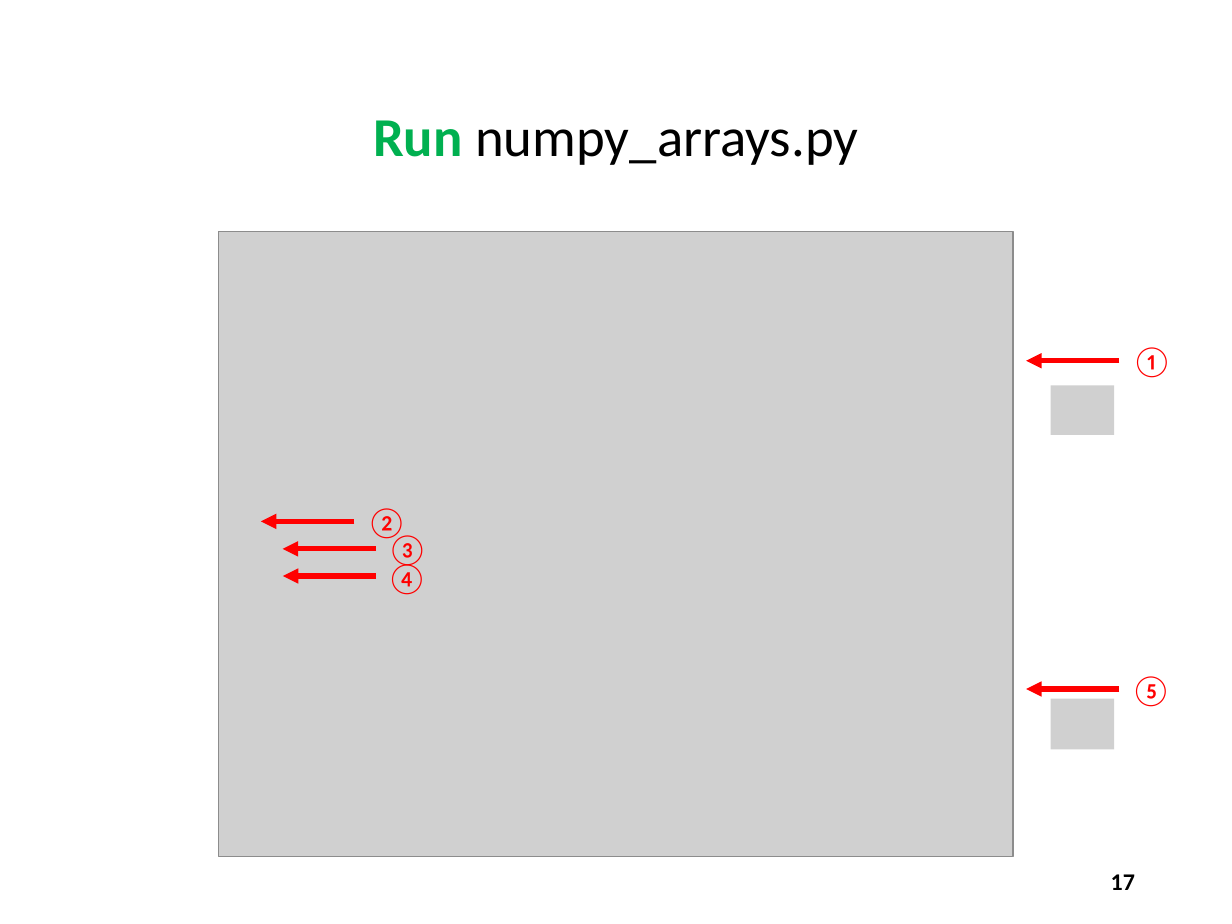
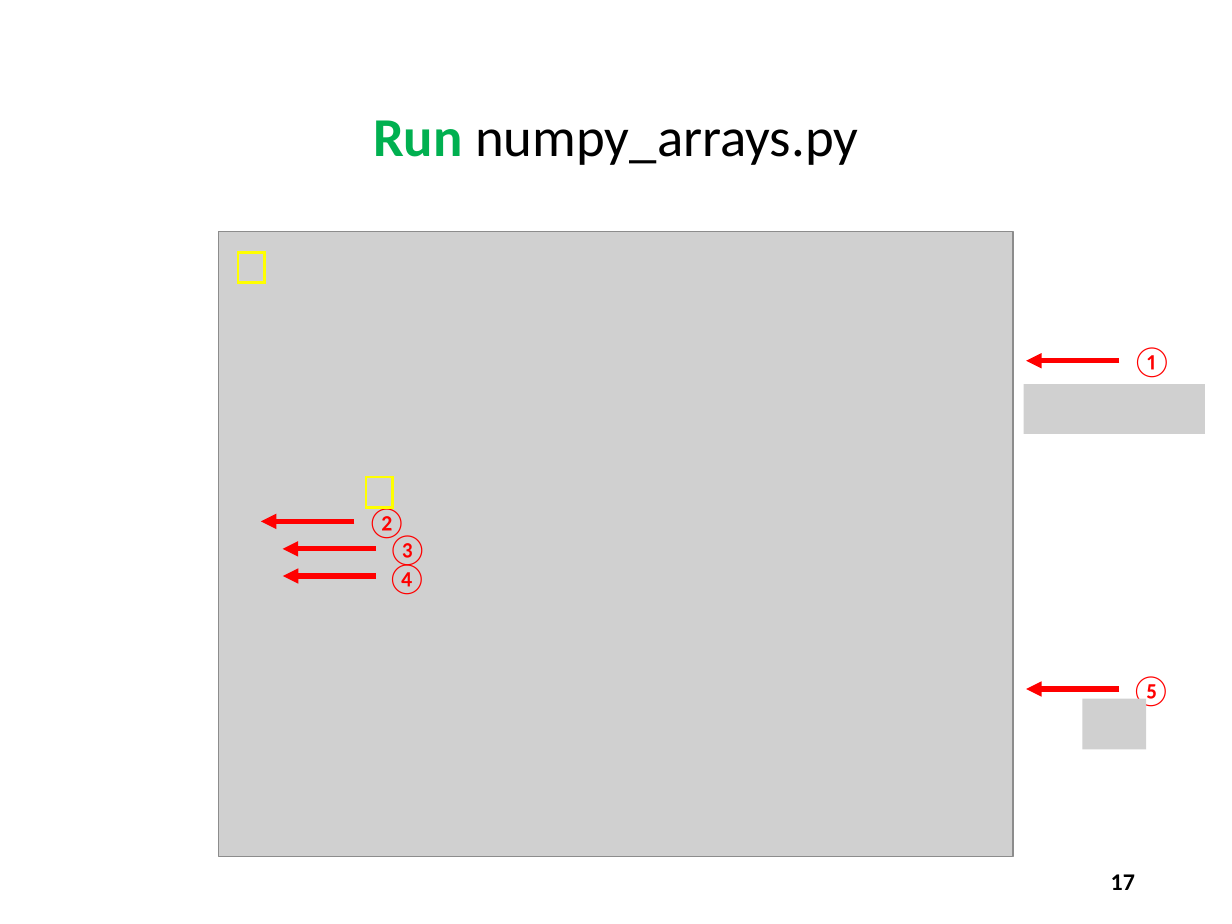
Before and after one commit to dbiersach/scicomp101, a slide deck: slide 17 of Session 05 - Cartesian Graphs and Conic Sections/Session 05 - Cartesian Graphs and Conic Sections.pptx. Drawn at 1232x924 pixels with LibreOffice and Linux fonts; fonts in the diff are those of the drawing; grey boxes stand for pictures. Boxes give left, top, right and bottom in pixels: in the first picture for what was removed or moved away, otherwise in the second. Text is boxed around its words. In the diff, an @@ line names an element or a change of style, - is before the commit and + after.

Commit message:
Moved trig topics to Session 07

```diff
--- a/Session 05 - Cartesian Graphs and Conic Sections/Session 05 - Cartesian Graphs and Conic Sections.pptx
+++ b/Session 05 - Cartesian Graphs and Conic Sections/Session 05 - Cartesian Graphs and Conic Sections.pptx
@@ rectangle added at [238,253,264,283], outline #FFFF00 1.5 pt @@
@@ picture: place and size @@
-picture at [1051,386,1115,435]
+picture at [1024,384,1205,434]
@@ rectangle added at [366,477,392,508], outline #FFFF00 1.5 pt @@
@@ picture: place and size @@
-picture at [1051,699,1115,749]
+picture at [1083,699,1147,749]
```
Also in this commit, not shown: 10 other slides changed, 2 slides added, 29 slides removed.
